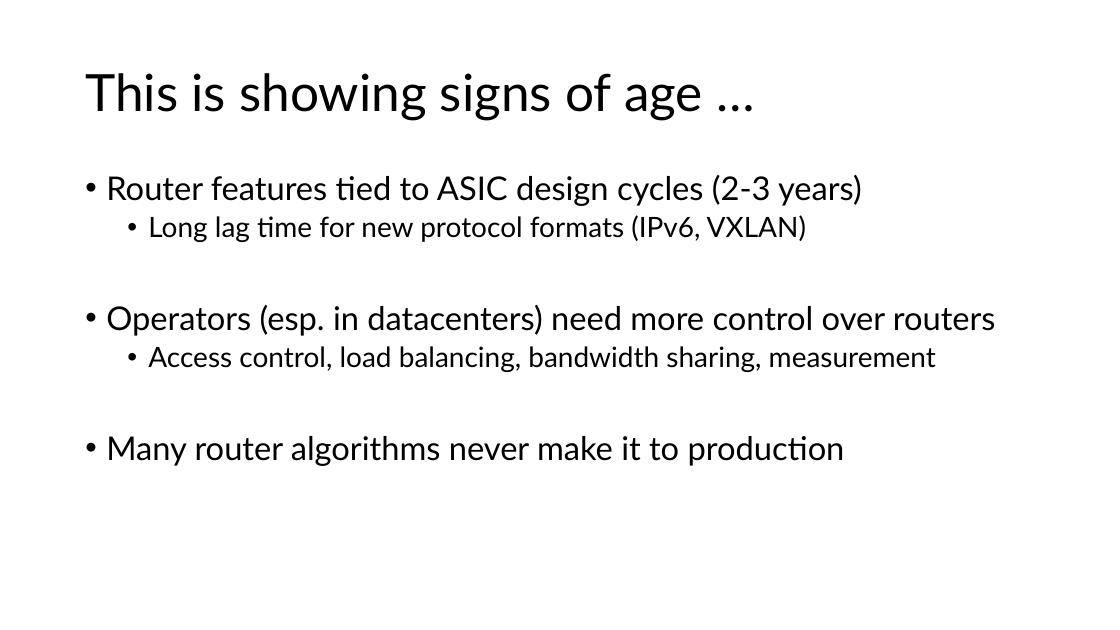
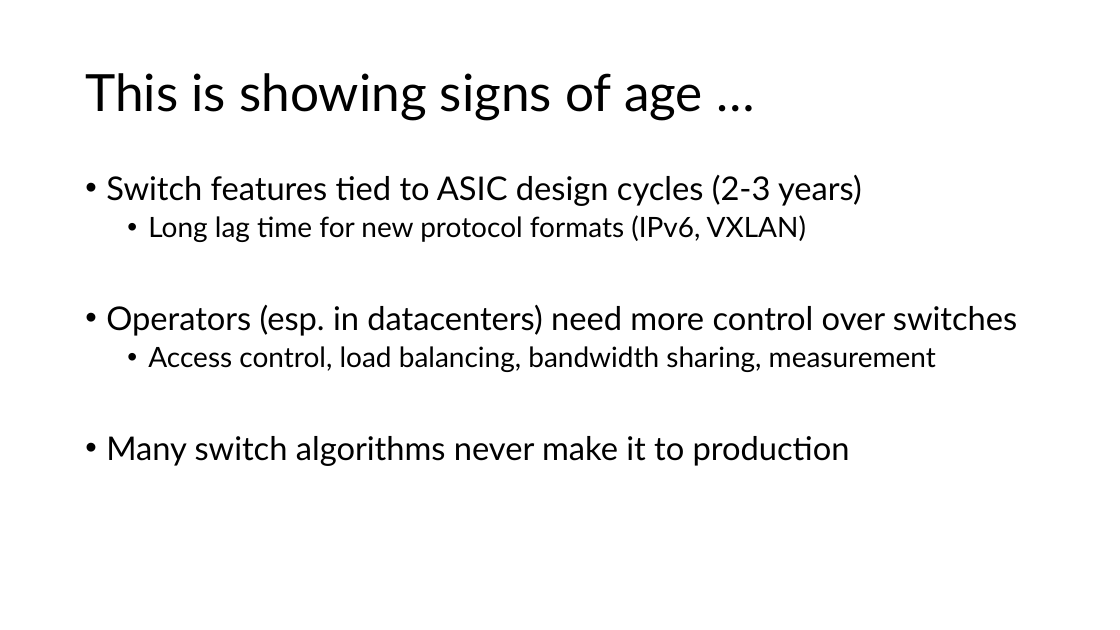
Before and after one commit to anirudhSK/pifo-domino-marple-ppts, a slide deck: slide 4 of combined_domino_pifo.pptx. Drawn at 1120x630 pixels with LibreOffice and Linux fonts; fonts in the diff are those of the drawing. Boxes give left, top, right and bottom in pixels: in the first picture for what was removed or moved away, otherwise in the second. Text is boxed around its words. In the diff, an @@ line names an element or a change of style, - is before the commit and + after.

Commit message:
Rename router to switch.
I think switch works better, router pipelines, shared-memory routers,
and router chips are all really confusing.

```diff
--- a/combined_domino_pifo.pptx
+++ b/combined_domino_pifo.pptx
@@ text at box(106, 175, 862, 206): text changed @@
-• Router features tied to ASIC design cycles (2-3 years)
+• Switch features tied to ASIC design cycles (2-3 years)
@@ text at box(106, 305, 1017, 336): text changed @@
-• Operators (esp. in datacenters) need more control over routers
+• Operators (esp. in datacenters) need more control over switches
@@ text at box(106, 436, 850, 466): text changed @@
-• Many router algorithms never make it to production
+• Many switch algorithms never make it to production
```
Also in this commit, not shown: 10 other slides changed.
